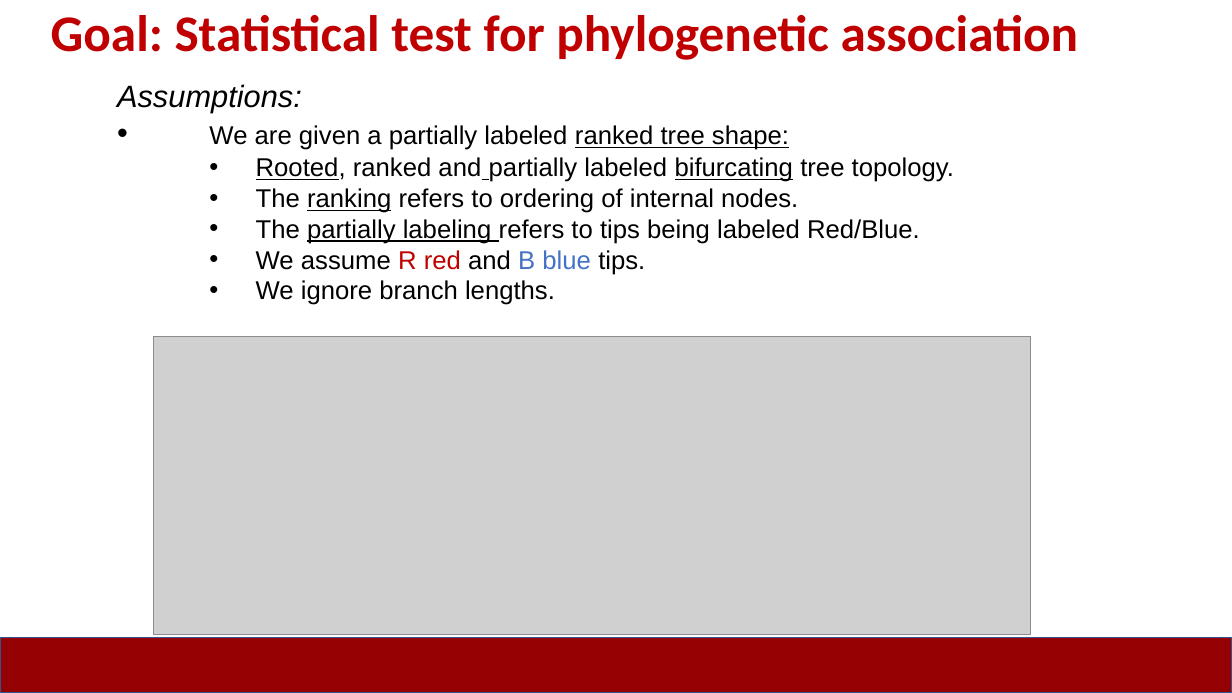
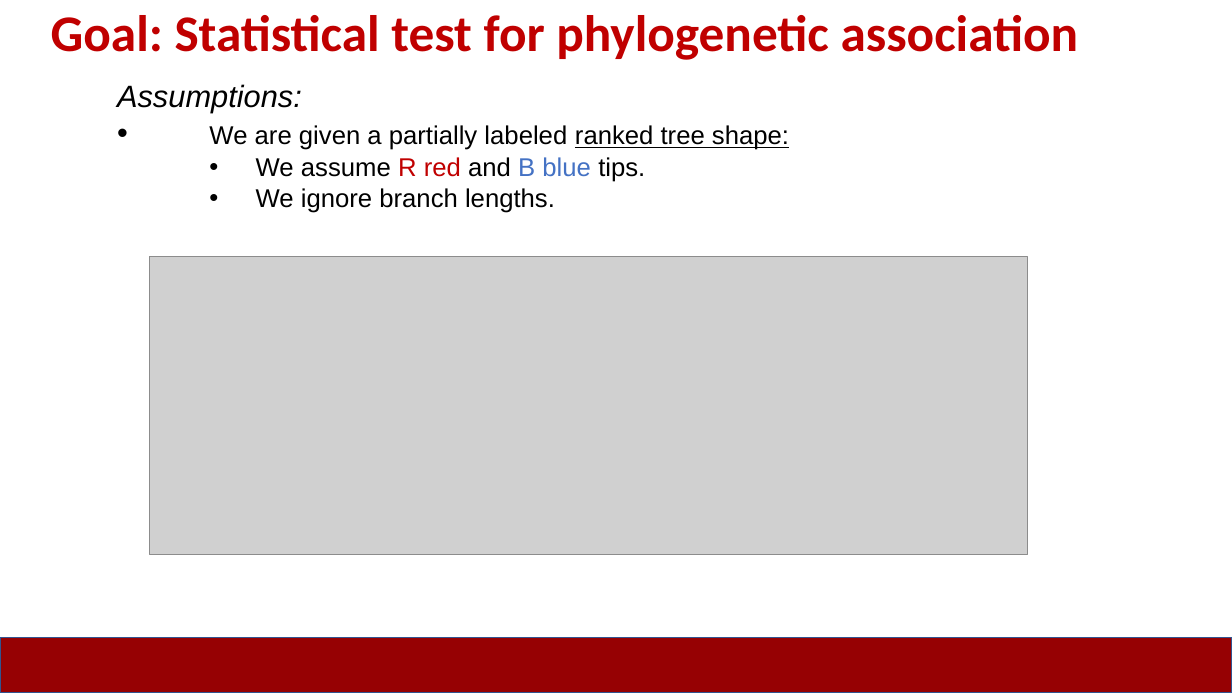
Before and after one commit to JuliaPalacios/SISMID_EvolutionaryDynamics, a slide deck: slide 10 of Lectures/2025-07-16_phylo_mapping.pptx. Drawn at 1232x693 pixels with LibreOffice and Linux fonts; fonts in the diff are those of the drawing; grey boxes stand for pictures. Boxes give left, top, right and bottom in pixels: in the first picture for what was removed or moved away, otherwise in the second. Text is boxed around its words. In the diff, an @@ line names an element or a change of style, - is before the commit and + after.

```diff
--- a/Lectures/2025-07-16_phylo_mapping.pptx
+++ b/Lectures/2025-07-16_phylo_mapping.pptx
@@ text at [256, 157, 954, 244]: paragraphs removed @@
-    • Rooted, ranked and partially labeled bifurcating tree topology.
-    • The ranking refers to ordering of internal nodes.
-    • The partially labeling refers to tips being labeled Red/Blue.
@@ picture: place and size @@
-picture at [153, 336, 1031, 634]
+picture at [150, 257, 1028, 555]
```
Also in this commit, not shown: 2 other slides changed, 10 slides removed.
